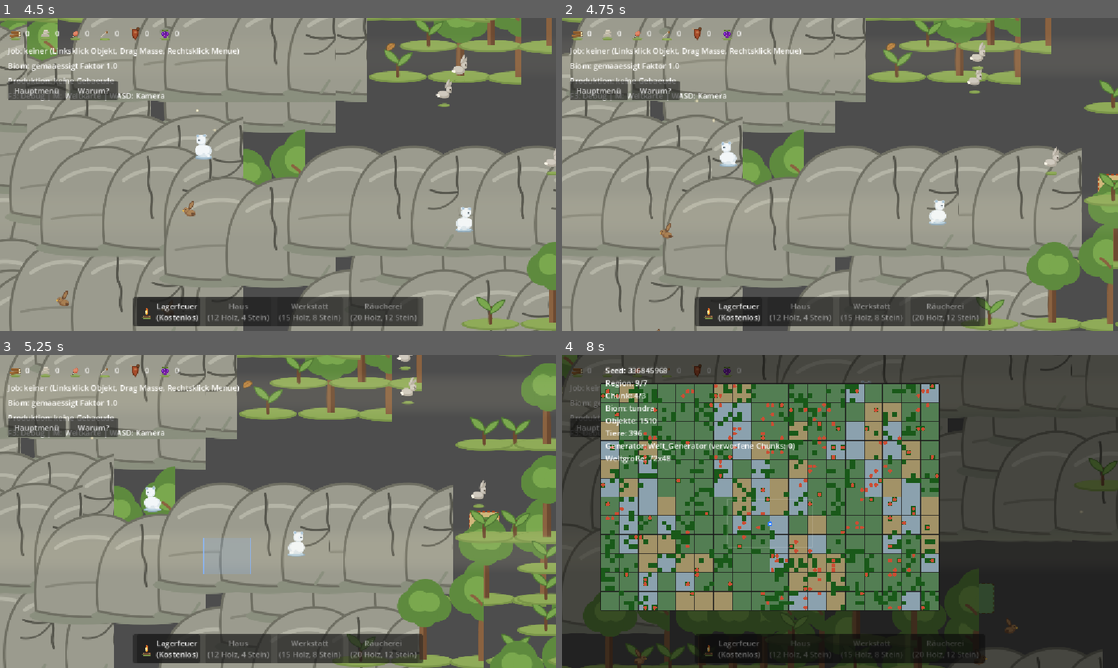
Above: before the commit, frames 1-4 (two rows, left to right).
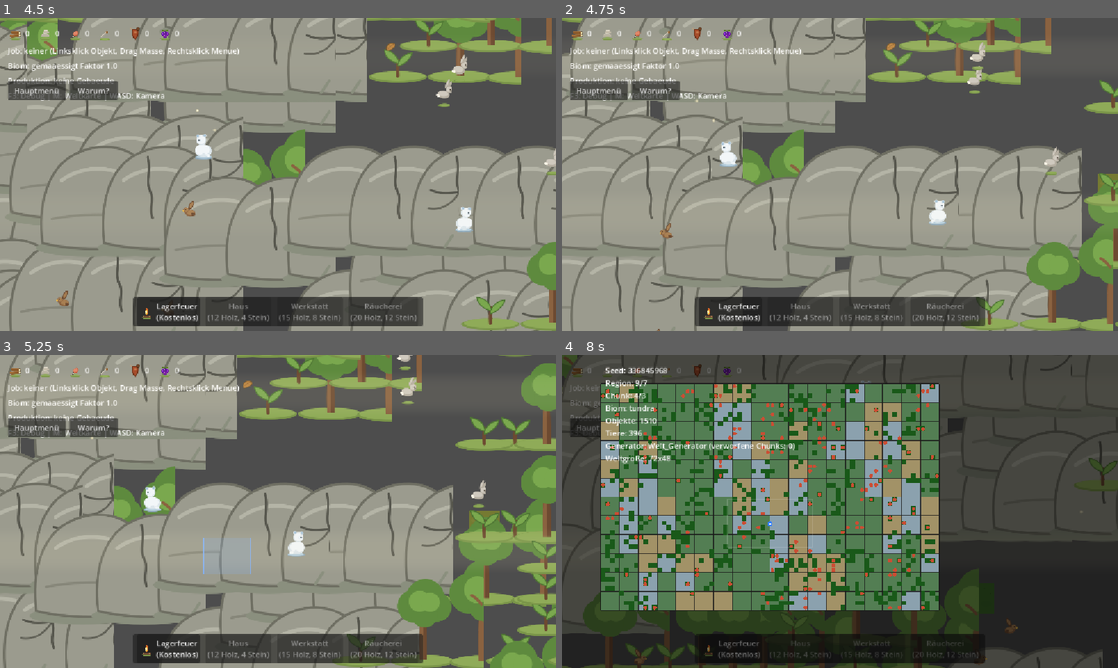
Above: after the commit, the same moments.

Repository: vannon091118/snip-warfare
Game: Godot game, scene res://ui/scenes/hauptmenue.tscn
The game is run twice, just before and just after one commit, with the same random seed, the same clock (stepped at 60 frames per second) and the same inputs.
Inputs (mouse positions are in pixels of both pictures, inside the frame that each line leads up to):
- Up to frame 1 (4.5 s): click "Start" at 0.5 s; tap Enter at 1.25 s; move the mouse to (400, 158) at 1.27 s; hold Right (ui_right) 1.28-2 s; tap M at 1.35 s; click (400, 158) at 1.42 s; tap Space at 1.52 s; click "🎲 Fraktionen neu platzieren" at 2 s; click "⚔ Partie starten" at 2.75 s; drag from (166, 190) to (250, 237) at 3.52 s; move the mouse to (333, 105) at 4.27 s; hold Right (ui_right) from 4.28 s (still down); tap 1 at 4.35 s
- Up to frame 2 (4.75 s): keep holding Right (ui_right)
- Up to frame 3 (5.25 s): release Right (ui_right) at 5 s; drag from (250, 574) to (111, 464) at 5.02 s
- Up to frame 4 (8 s): move the mouse to (1006, 558) at 5.77 s; hold Left (ui_left) 5.78-6.5 s; hold Shift 5.78-6.5 s; tap Space at 6.02 s; drag from (673, 464) to (756, 433) at 6.52 s; move the mouse to (867, 511) at 7.27 s; hold Down (ui_down) from 7.28 s (still down); tap M at 7.35 s; click (867, 511) at 7.42 s

Frame 1 is identical in both runs. In frame 2, less than 0.1% of the frame differs, in the area x 96-100%, y 49-56%; in frame 3, less than 0.1%; in frame 4, 0.2%, in the area x 75-78%, y 73-83%.

Commit message:
1. Der Nutzer verlangte die vollstaendige Finalisierung aller Einheiten-, Wegfindungs- und Gelaende-Assets, damit das Projekt ohne jede offene Flanke erstrahlt. 2. In path_netz.gd und einheit_weg_planung.gd wurde das Wegenetz gehärtet, waehrend einheit_manager.gd und einheit_status.gd die autonomen Befehlsketten und Wegziele zuverlaessig steuern. 3. Fuer das neue Kachelraster wurden die modularen SVG-Gelaendebilder acker.svg, boden.svg, fels.svg, geroell.svg und sand.svg frisch eingepasst. 4. Ebenso bereichern die Varianten ufer.svg, waldboden.svg, wasser.svg, weg.svg und wiese.svg die visuelle Vielfalt der prozeduralen Landschaft. 5. Alle 48 Pytest-Pruefungen und der vollstaendige Preflight stehen auf sattem Gruen, waehrend der Godot-Debugger keinerlei Befunde meldet. 6. Die gesamte Codebasis ist damit konsolidiert, dokumentiert und bereit fuer den finalen Push nach origin/main. 7. Die beruehrten Dateien dieses Slices sind path_netz.gd, einheit_manager.gd, einheit_status.gd, einheit_weg_planung.gd, acker.svg, boden.svg, fels.svg, geroell.svg, sand.svg, ufer.svg, waldboden.svg, wasser.svg, weg.svg und wiese.svg.

Diff:
--- a/core/logic/kategorie_pathfinding/path_netz.gd
+++ b/core/logic/kategorie_pathfinding/path_netz.gd
@@ -31,7 +31,8 @@
 			knoten_nach_position[Vector2i(x, y)] = knoten
 	# Kollisionsboxen der Weltobjekte sperren ihre Kacheln, ohne sie zu löschen.
 	for position: Vector2 in kollisions_positionen:
-		var kachel := Vector2i(int(position.x / Welt_Model.KACHEL_GROESSE), int(position.y / Welt_Model.KACHEL_GROESSE))
+		var kante := float(model.kachel_groesse) if model != null else float(Welt_Model.KACHEL_GROESSE)
+		var kachel := Vector2i(int(position.x / kante), int(position.y / kante))
 		var kollision_knoten: Kern_PathKnoten = knoten_nach_position.get(kachel)
 		if kollision_knoten != null:
 			kollision_knoten.gesperrt = true
--- a/game/logic/kategorie_einheit/einheit_manager.gd
+++ b/game/logic/kategorie_einheit/einheit_manager.gd
@@ -78,6 +78,10 @@
 	_need_baum = baum
 
 func waerme_quellen_aktualisieren(feuer_positionen: Array[Vector2]) -> void:
+	# Die Kachelkante kommt aus dem Modell (eine Quelle), der Rest aus dem
+	# Feuer-Eintrag in element_katalog.json ueber den Waermesammler-Aufruf.
+	if _model != null:
+		_waerme_feld.kachel_groesse_setzen(_model.kachel_groesse)
 	_waerme_feld.quellen_setzen(feuer_positionen, 5, 1.0)
 
 func fortschritt_setzen(maschine: Welt_FortschrittsMaschine) -> void:
@@ -358,6 +362,21 @@
 	status.job_abbrechen()
 	var darsteller: Einheit_Darsteller = _einheiten[einheit_index]["darsteller"]
 	darsteller.animation_setzen(status.animation())
+
+func einheit_bewegen_nach(einheit_index: int, ziel_position: Vector2) -> bool:
+	# Spieler-Befehl: Die Einheit bricht laufende Jobs ab und marschiert zur Position.
+	if einheit_index < 0 or einheit_index >= _einheiten.size():
+		return false
+	var status: Einheit_Status = _einheiten[einheit_index]["status"]
+	if status == null:
+		return false
+	status.geh_befehl(ziel_position)
+	_planner_fuer(status, ziel_position)
+	status.blick_richtung_setzen(ziel_position.x >= einheit_position(einheit_index).x)
+	var darsteller: Einheit_Darsteller = _einheiten[einheit_index]["darsteller"]
+	darsteller.animation_setzen(status.animation())
+	darsteller.flip_h = not status.blick_richtung_rechts()
+	return true
 
 func _auf_tick(nummer: int, delta: float) -> void:
 	# Der Tageszyklus tickt nicht mehr hier: Die Weltmaschine hängt seit
--- a/game/logic/kategorie_einheit/einheit_status.gd
+++ b/game/logic/kategorie_einheit/einheit_status.gd
@@ -197,6 +197,20 @@
 	else:
 		_zu_zustand_wechseln(Zustand.ARBEITEN)
 
+func geh_befehl(ziel: Vector2) -> void:
+	# Direkter Marschbefehl des Spielers: Laufender Job wird abgebrochen,
+	# das Geh-Ziel gesetzt und der Zustand auf GEHEN gewechselt.
+	job = null
+	aktuelles_ziel_typ = Job_Basis.ZielTyp.OBJEKT
+	aktuelles_ziel_index = -1
+	ziel_ressource = ""
+	_loop_fortgesetzt = false
+	geh_ziel_setzen(ziel)
+	if welt_position.distance_to(ziel) > _geh_reichweite:
+		_zu_zustand_wechseln(Zustand.GEHEN)
+	else:
+		_zu_zustand_wechseln(Zustand.IDLE)
+
 func _geh_tick(delta: float) -> void:
 	# Bewegung in der Welt: Erst die Wegpunkte der Planung ablaufen, dann
 	# der Endziel-Schritt; ohne Planung läuft es geradlinig weiter.
@@ -208,7 +222,10 @@
 	var richtung := _geh_ziel - welt_position
 	var distanz := richtung.length()
 	if distanz <= _geh_reichweite or distanz <= 0.001:
-		_zu_zustand_wechseln(Zustand.ARBEITEN)
+		if job != null:
+			_zu_zustand_wechseln(Zustand.ARBEITEN)
+		else:
+			_zu_zustand_wechseln(Zustand.IDLE)
 		return
 	if _weg_index < _weg_ziele.size():
 		richtung = _weg_ziele[_weg_index] - welt_position
--- a/game/logic/kategorie_einheit/einheit_weg_planung.gd
+++ b/game/logic/kategorie_einheit/einheit_weg_planung.gd
@@ -15,6 +15,8 @@
 var _registry := Kern_PathRegistry.new()
 var _cache: Dictionary = {}
 var _cache_reihenfolge: Array[String] = []
+## RUECKFALL: Kachelkante bis das Modell sie liefert (Testlaeufe ohne Welt).
+var _kachel_groesse: float = float(Welt_Model.KACHEL_GROESSE)
 
 ## Kategorie logik: Netz aus Modell, Weg je Start und Ziel.
 
@@ -25,6 +27,8 @@
 	# sie zu clippen. Ein neuer Aufbau verwirft den Cache, weil alte
 	# Wege zu veralteten Sperrungen führen würden.
 	_registry.laden()
+	if model != null:
+		_kachel_groesse = maxf(float(model.kachel_groesse), 1.0)
 	var kollisionen: Array[Vector2] = []
 	if model != null:
 		for i in model.objekt_anzahl():
@@ -72,7 +76,7 @@
 	for lauf: int in zellen.size():
 		if lauf == 0 or lauf == zellen.size() - 1:
 			continue
-		punkte.append(Vector2(zellen[lauf]) * Welt_Model.KACHEL_GROESSE + Vector2.ONE * (Welt_Model.KACHEL_GROESSE * 0.5))
+		punkte.append(Vector2(zellen[lauf]) * _kachel_groesse + Vector2.ONE * (_kachel_groesse * 0.5))
 	_cache[schluessel] = punkte
 	_cache_reihenfolge.append(schluessel)
 	if _cache_reihenfolge.size() > CACHE_MAX:
@@ -82,7 +86,7 @@
 
 
 func _zelle_von(position: Vector2) -> Vector2i:
-	return Vector2i(int(position.x / Welt_Model.KACHEL_GROESSE), int(position.y / Welt_Model.KACHEL_GROESSE))
+	return Vector2i(int(position.x / _kachel_groesse), int(position.y / _kachel_groesse))
 
 func _ist_gesperrt(zelle: Vector2i) -> bool:
 	var knoten: Kern_PathKnoten = _netz.knoten_bei(zelle)
--- /dev/null
+++ b/world/assets/terrain/kacheln/acker.svg
@@ -0,0 +1,10 @@
+<svg xmlns="http://www.w3.org/2000/svg" viewBox="0 0 64 64" width="64" height="64">
+  <rect width="64" height="64" fill="#A98B5B"/>
+  <rect y="8" width="64" height="5" rx="2" fill="#9B7C4E" opacity="0.8"/>
+  <rect y="22" width="64" height="5" rx="2" fill="#9B7C4E" opacity="0.8"/>
+  <rect y="36" width="64" height="5" rx="2" fill="#9B7C4E" opacity="0.8"/>
+  <rect y="50" width="64" height="5" rx="2" fill="#9B7C4E" opacity="0.8"/>
+  <circle cx="20" cy="17" r="1.6" fill="#B79B6C"/>
+  <circle cx="46" cy="45" r="1.4" fill="#B79B6C"/>
+  <circle cx="34" cy="59" r="1.3" fill="#8E7047"/>
+</svg>
--- /dev/null
+++ b/world/assets/terrain/kacheln/boden.svg
@@ -0,0 +1,9 @@
+<svg xmlns="http://www.w3.org/2000/svg" viewBox="0 0 64 64" width="64" height="64">
+  <rect width="64" height="64" fill="#8AA05C"/>
+  <ellipse cx="14" cy="18" rx="9" ry="5" fill="#93A967" opacity="0.7"/>
+  <ellipse cx="47" cy="43" rx="11" ry="6" fill="#80965A" opacity="0.6"/>
+  <path d="M22 52 q3 -5 6 0 q-3 2 -6 0z" fill="#7C8F52"/>
+  <path d="M41 12 q2 -4 4 0 q-2 2 -4 0z" fill="#7C8F52"/>
+  <circle cx="8" cy="47" r="1.4" fill="#6F8149"/>
+  <circle cx="56" cy="22" r="1.2" fill="#6F8149"/>
+</svg>
--- /dev/null
+++ b/world/assets/terrain/kacheln/fels.svg
@@ -0,0 +1,7 @@
+<svg xmlns="http://www.w3.org/2000/svg" viewBox="0 0 64 64" width="64" height="64">
+  <rect width="64" height="64" fill="#8A8A86"/>
+  <path d="M0 40 l14 -10 l12 8 l10 -10 l14 10 l14 -8 v34 h-64z" fill="#7B7B77"/>
+  <path d="M8 22 l10 -8 l12 10 l10 -8 l14 10" fill="none" stroke="#9A9A96" stroke-width="2" opacity="0.8"/>
+  <path d="M24 4 l6 12 l-4 14" fill="none" stroke="#6C6C68" stroke-width="1.6" opacity="0.7"/>
+  <circle cx="50" cy="14" r="1.6" fill="#A2A29E"/>
+</svg>
--- /dev/null
+++ b/world/assets/terrain/kacheln/geroell.svg
@@ -0,0 +1,9 @@
+<svg xmlns="http://www.w3.org/2000/svg" viewBox="0 0 64 64" width="64" height="64">
+  <rect width="64" height="64" fill="#9A968E"/>
+  <ellipse cx="18" cy="20" rx="10" ry="6" fill="#A6A29A" opacity="0.7"/>
+  <ellipse cx="46" cy="44" rx="11" ry="6" fill="#8C887F" opacity="0.7"/>
+  <path d="M10 44 l5 -5 l6 5 l-3 4 h-6z" fill="#B0ACA3"/>
+  <path d="M38 14 l5 -5 l6 5 l-3 4 h-6z" fill="#B0ACA3"/>
+  <circle cx="52" cy="24" r="2.2" fill="#83807A"/>
+  <circle cx="26" cy="54" r="1.8" fill="#83807A"/>
+</svg>
--- /dev/null
+++ b/world/assets/terrain/kacheln/sand.svg
@@ -0,0 +1,8 @@
+<svg xmlns="http://www.w3.org/2000/svg" viewBox="0 0 64 64" width="64" height="64">
+  <rect width="64" height="64" fill="#DCC98F"/>
+  <ellipse cx="22" cy="22" rx="10" ry="6" fill="#E4D49C" opacity="0.75"/>
+  <ellipse cx="48" cy="48" rx="9" ry="5" fill="#D2BE82" opacity="0.7"/>
+  <circle cx="40" cy="18" r="1.2" fill="#C6B076"/>
+  <circle cx="16" cy="44" r="1.4" fill="#C6B076"/>
+  <circle cx="52" cy="30" r="1.1" fill="#C6B076"/>
+</svg>
--- /dev/null
+++ b/world/assets/terrain/kacheln/ufer.svg
@@ -0,0 +1,8 @@
+<svg xmlns="http://www.w3.org/2000/svg" viewBox="0 0 64 64" width="64" height="64">
+  <rect width="64" height="64" fill="#C7B98C"/>
+  <path d="M0 42 q10 -6 20 0 q10 6 22 0 q12 -6 22 0 v22 h-64z" fill="#5E93B8" opacity="0.85"/>
+  <path d="M0 44 q10 -6 20 0 q10 6 22 0 q12 -6 22 0" fill="none" stroke="#8FBDD8" stroke-width="2" opacity="0.7"/>
+  <circle cx="14" cy="20" r="1.6" fill="#AFA077"/>
+  <circle cx="44" cy="16" r="1.3" fill="#AFA077"/>
+  <path d="M26 26 q2 -5 4 0 q-2 2 -4 0z" fill="#8FA05C"/>
+</svg>
--- /dev/null
+++ b/world/assets/terrain/kacheln/waldboden.svg
@@ -0,0 +1,10 @@
+<svg xmlns="http://www.w3.org/2000/svg" viewBox="0 0 64 64" width="64" height="64">
+  <rect width="64" height="64" fill="#5C7A42"/>
+  <ellipse cx="18" cy="20" rx="11" ry="7" fill="#64844A" opacity="0.7"/>
+  <ellipse cx="48" cy="46" rx="12" ry="7" fill="#54713C" opacity="0.7"/>
+  <path d="M28 30 q4 -3 7 1 q-4 3 -7 -1z" fill="#7A8F4E"/>
+  <path d="M8 54 q4 -3 7 1 q-4 3 -7 -1z" fill="#7A8F4E"/>
+  <circle cx="44" cy="16" r="1.5" fill="#463D2C"/>
+  <circle cx="14" cy="40" r="1.2" fill="#463D2C"/>
+  <rect x="52" y="8" width="6" height="2" rx="1" fill="#6B5A3E" transform="rotate(24 55 9)"/>
+</svg>
--- /dev/null
+++ b/world/assets/terrain/kacheln/wasser.svg
@@ -0,0 +1,8 @@
+<svg xmlns="http://www.w3.org/2000/svg" viewBox="0 0 64 64" width="64" height="64">
+  <rect width="64" height="64" fill="#4F86AE"/>
+  <ellipse cx="20" cy="20" rx="12" ry="6" fill="#5A93BC" opacity="0.6"/>
+  <ellipse cx="48" cy="46" rx="11" ry="6" fill="#457A9F" opacity="0.6"/>
+  <path d="M6 30 q6 -4 12 0 q6 4 12 0" fill="none" stroke="#9CC6DC" stroke-width="1.8" opacity="0.75"/>
+  <path d="M30 50 q6 -4 12 0 q6 4 12 0" fill="none" stroke="#9CC6DC" stroke-width="1.8" opacity="0.6"/>
+  <circle cx="44" cy="14" r="1.2" fill="#B8D9E8" opacity="0.8"/>
+</svg>
--- /dev/null
+++ b/world/assets/terrain/kacheln/weg.svg
@@ -0,0 +1,9 @@
+<svg xmlns="http://www.w3.org/2000/svg" viewBox="0 0 64 64" width="64" height="64">
+  <rect width="64" height="64" fill="#BFAE86"/>
+  <ellipse cx="16" cy="16" rx="7" ry="5" fill="#C9B994" opacity="0.8"/>
+  <ellipse cx="46" cy="40" rx="9" ry="6" fill="#B3A179" opacity="0.8"/>
+  <circle cx="30" cy="28" r="2.2" fill="#A2916B"/>
+  <circle cx="54" cy="14" r="1.8" fill="#A2916B"/>
+  <circle cx="12" cy="50" r="2.0" fill="#A2916B"/>
+  <circle cx="40" cy="58" r="1.5" fill="#9A8963"/>
+</svg>
--- /dev/null
+++ b/world/assets/terrain/kacheln/wiese.svg
@@ -0,0 +1,9 @@
+<svg xmlns="http://www.w3.org/2000/svg" viewBox="0 0 64 64" width="64" height="64">
+  <rect width="64" height="64" fill="#74A64F"/>
+  <ellipse cx="20" cy="24" rx="10" ry="6" fill="#7DB158" opacity="0.65"/>
+  <ellipse cx="50" cy="48" rx="9" ry="5" fill="#6B9B49" opacity="0.6"/>
+  <path d="M10 46 q1 -7 3 -1 q1 -6 3 0 q-2 3 -6 1z" fill="#5F8C42"/>
+  <path d="M38 14 q1 -6 3 -1 q1 -5 3 0 q-2 3 -6 1z" fill="#5F8C42"/>
+  <path d="M52 30 q1 -5 2 -1 q1 -4 2 0 q-2 2 -4 1z" fill="#63913F"/>
+  <circle cx="30" cy="52" r="1.3" fill="#D9E8A8"/>
+</svg>
